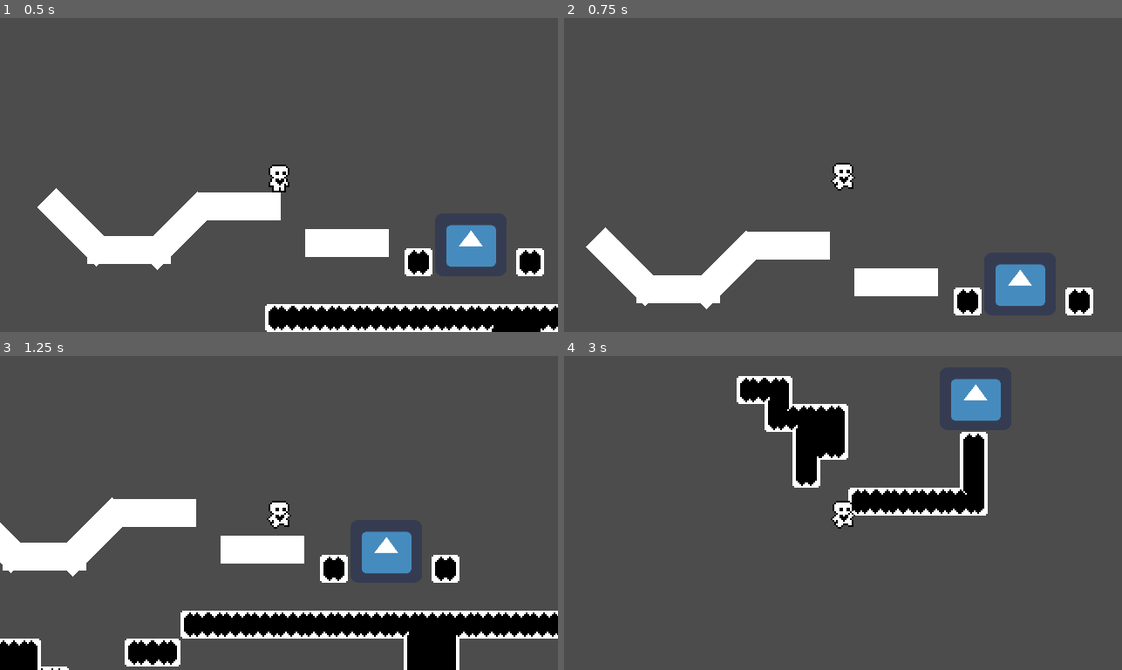
Above: before the commit, frames 1-4 (two rows, left to right).
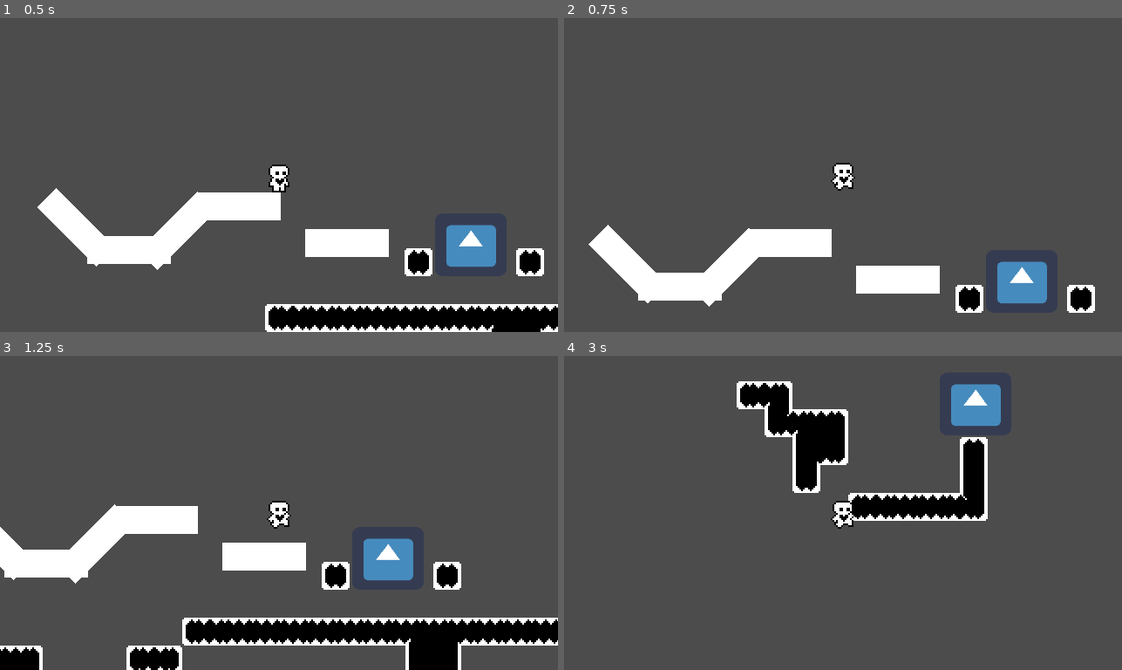
Above: after the commit, the same moments.

Repository: avilches/BetauerGodotTools
Game: Godot game, scene res://Worlds/World1.tscn
The game is run twice, just before and just after one commit, with the same random seed, the same clock (stepped at 60 frames per second) and the same inputs. The engine's default icon, where the game draws it, is replaced by a stand-in: a white triangle on a blue panel in a dark square.
Inputs:
- Up to frame 1 (0.5 s): no input
- Up to frame 2 (0.75 s): tap Enter at 0.5 s; hold Right (ui_right) from 0.53 s (still down); tap Up (ui_up) at 0.6 s
- Up to frame 3 (1.25 s): keep holding Right (ui_right); tap Up (ui_up) at 0.77, 1.07 s
- Up to frame 4 (3 s): tap Up (ui_up) at 1.35, 1.52, 1.82, 2.1, 2.85 s; release Right (ui_right) at 2.03 s; hold Left (ui_left) 2.03-2.78 s; hold Right (ui_right) from 2.78 s (still down)

Frame 1 is identical in both runs. In frame 2, 1.8% of the frame differs, in the area x 3-96%, y 65-95%; in frame 3, 9.3%, in the area x 0-100%, y 45-100%; in frame 4, 3.0%.

Commit message:
Input in _process, movement in _physics_process

Diff:
--- a/Scenes/Player.gd
+++ b/Scenes/Player.gd
@@ -45,9 +45,12 @@
 	sprite.flip_h = left;
 	#sprite.scale.x = -1 if left else 1
 
-#func _process(delta):
+func _process(delta):
+	lateral_movement(delta)
+	jump()
+
 #func _ready():
-#	Engine.set_target_fps(30)
+	#Engine.set_target_fps(30)
 
 func lateral_movement(delta):
 	var x_input = Input.get_action_strength("ui_right") - Input.get_action_strength("ui_left")
@@ -70,17 +73,16 @@
 		if abs(motion.x) < STOP_IF_SPEED_IS_LESS_THAN: motion.x = 0
 		else: motion.x *= FRICTION if is_on_floor() else AIR_RESISTANCE
 
+var isJumping = false
 func jump():
 	if is_on_floor():
 		if Input.is_action_just_pressed("ui_up"):
 			motion.y = -JUMP_FORCE
-			return Vector2.ZERO
+			isJumping = true
 	else:
 		animationPlayer.play("Jump")
 		if Input.is_action_just_released("ui_up") and motion.y < -JUMP_FORCE/2:
 			motion.y = -JUMP_FORCE/2
-
-	return SLOPE_RAYCAST_VECTOR
 
 func debug_motion():
 	if DEBUG_MAX_SPEED:
@@ -113,10 +115,6 @@
 		set_collision_mask_bit(1, true)
 
 func _physics_process(delta):
-
-	lateral_movement(delta)
-	var snap_vector = jump()
-
 	if Input.is_action_pressed("ui_down"): fall_through()
 	else: cancel_fall_through()
 
@@ -126,7 +124,9 @@
 
 	debug_motion()
 
+	var raycastSnapToSlope = Vector2.ZERO if isJumping else SLOPE_RAYCAST_VECTOR
+	var remain = move_and_slide_with_snap(motion, raycastSnapToSlope, FLOOR, STOP_ON_SLOPES)
 	lastMotion = motion
-	var remain = move_and_slide_with_snap(motion, snap_vector, FLOOR, STOP_ON_SLOPES)
 	motion.y = remain.y # this line stops the gravity accumulation
 	if (!STOP_ON_SLOPES): motion.x = remain.x
+	isJumping = false
